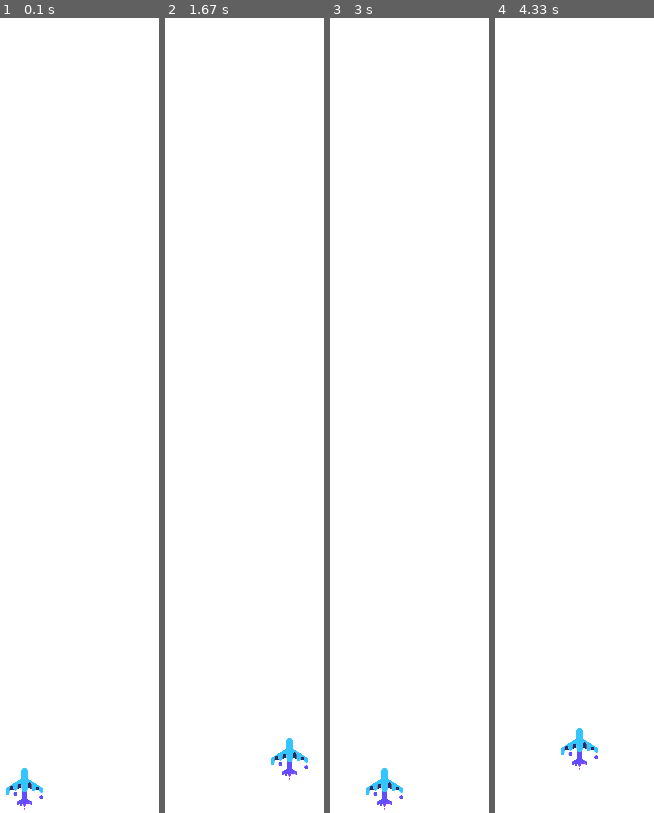
Above: before the commit, frames 1-4 (left to right).
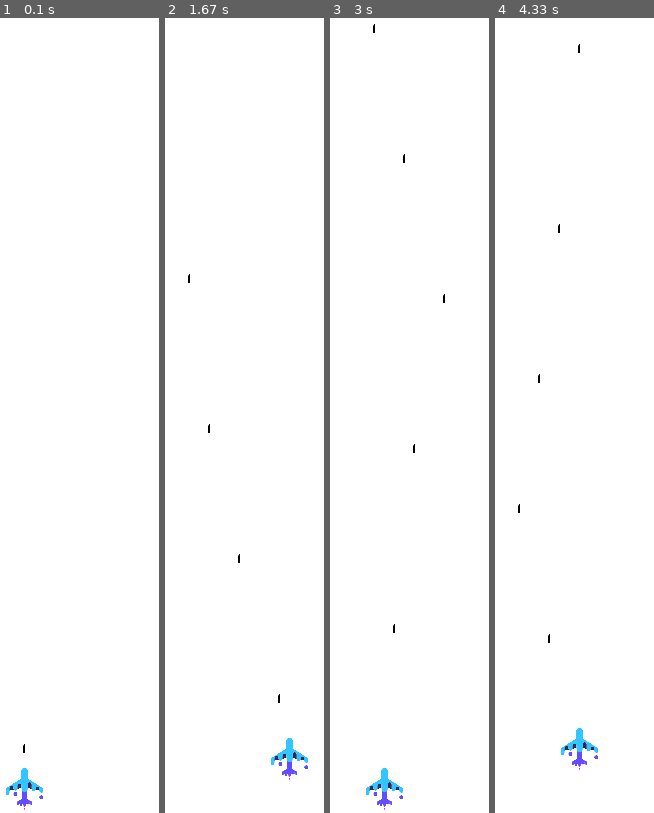
Above: after the commit, the same moments.

Repository: qzq1111/py-game-collection
Game: pygame game, started from aircraft_battle/game.py
The game is run twice, just before and just after one commit, with the same random seed, the same clock (stepped at 60 frames per second) and the same inputs.
Inputs:
- Up to frame 1 (0.1 s): no input
- Up to frame 2 (1.67 s): hold Right 0.33-0.8 s; hold Up 0.83-1.13 s; hold Right 1.17-1.63 s
- Up to frame 3 (3 s): hold Left 1.67-2.2 s; hold Down 2.23-2.53 s; tap S at 2.57 s; hold Left from 2.9 s (still down)
- Up to frame 4 (4.33 s): release Left at 3.3 s; hold Up 3.33-3.7 s; hold Right from 3.73 s (still down)

The runs differ from the first frame. In frame 1, less than 0.1% of the frame differs, in the area x 14-16%, y 91-93%; in frame 2, less than 0.1%; in frame 3, less than 0.1%, in the area x 27-73%, y 0-78%; in frame 4, less than 0.1%.

Commit message:
开火！

Diff:
--- a/aircraft_battle/game.py
+++ b/aircraft_battle/game.py
@@ -8,13 +8,50 @@
         self.y = y
 
 
+class Bullet(object):
+
+    def __init__(self, x, y, screen: pygame.Surface):
+        self.x = x + 20
+        self.y = y - 10
+        self.screen = screen
+        self.bullet_image = None
+
+        self.init()
+
+    def init(self, path=None):
+        """
+        初始化子弹贴图，
+        :param path: 飞机贴图位置
+        :return:
+        """
+        if not path:
+            bullet_image = pygame.image.load("./image/bullet.png").convert_alpha()
+        else:
+            bullet_image = pygame.image.load(path).convert_alpha()
+
+        self.bullet_image = pygame.transform.scale(bullet_image, (10, 10))
+
+    def update(self):
+        self.y -= 10
+
+    def is_over(self):
+        return self.y <= 0
+
+    def draw(self):
+        self.screen.blit(self.bullet_image, (self.x, self.y))
+
+
 class Aircraft(object):
 
     def __init__(self, screen: pygame.Surface):
         self.screen = screen
 
-        self.location = None  # 飞机位置
+        # 飞机位置
+        self.x = None
+        self.y = None
+
         self.aircraft_image = None  # 飞机贴图
+        self.bullet_list = []  # 飞机子弹
 
         self.init()
 
@@ -29,9 +66,8 @@
         """
         scree_center_x, scree_center_y = self.screen.get_rect().center
 
-        x = scree_center_x - (self.aircraft_image.get_width() / 2)
-        y = self.screen.get_height() - self.aircraft_image.get_height()
-        self.location = Location(x, y)
+        self.x = scree_center_x - (self.aircraft_image.get_width() / 2)
+        self.y = self.screen.get_height() - self.aircraft_image.get_height()
 
     def init_aircraft(self, path=None):
         """
@@ -54,30 +90,46 @@
         """
 
         if key == pygame.K_RIGHT or key == pygame.K_d:
-            self.location.x += 10
+            self.x += 10
         elif key == pygame.K_LEFT or key == pygame.K_a:
-            self.location.x -= 10
+            self.x -= 10
         elif key == pygame.K_UP or key == pygame.K_w:
-            self.location.y -= 10
+            self.y -= 10
         elif key == pygame.K_DOWN or key == pygame.K_s:
-            self.location.y += 10
+            self.y += 10
 
-        if self.location.x > self.screen.get_width() - self.aircraft_image.get_width():
-            self.location.x = self.screen.get_width() - self.aircraft_image.get_width()
+        if self.x > self.screen.get_width() - self.aircraft_image.get_width():
+            self.x = self.screen.get_width() - self.aircraft_image.get_width()
 
-        if self.location.x < 0:
-            self.location.x = 0
+        if self.x < 0:
+            self.x = 0
 
-        if self.location.y > self.screen.get_height() - self.aircraft_image.get_height():
-            self.location.y = self.screen.get_height() - self.aircraft_image.get_height()
+        if self.y > self.screen.get_height() - self.aircraft_image.get_height():
+            self.y = self.screen.get_height() - self.aircraft_image.get_height()
 
-        if self.location.y < 0:
-            self.location.y = 0
+        if self.y < 0:
+            self.y = 0
 
         return
 
     def draw(self):
-        self.screen.blit(self.aircraft_image, (self.location.x, self.location.y))
+        self.screen.blit(self.aircraft_image, (self.x, self.y))
+
+        # 子弹的行动
+        for item in self.bullet_list:
+            item.draw()
+            item.update()
+
+        # 移除无效的子弹
+
+        tmp = []
+        for item in self.bullet_list:
+            if not item.is_over():
+                tmp.append(item)
+        self.bullet_list = tmp
+
+    def fire(self):
+        self.bullet_list.append(Bullet(self.x, self.y, self.screen))
 
 
 def main():
@@ -91,9 +143,7 @@
 
     done = False
 
-    x = 0
-    y = 0
-
+    shoot_frequency = 0
     while not done:
 
         for event in pygame.event.get():
@@ -107,6 +157,12 @@
         screen.fill((255, 255, 255))
         aircraft.draw()
 
+        if shoot_frequency % 15 == 0:
+            aircraft.fire()
+        shoot_frequency += 1
+        if shoot_frequency >= 15:
+            shoot_frequency = 0
+
         pygame.display.update()
         fps_clock.tick(30)
 
Binary file added: aircraft_battle/image/bullet.png
